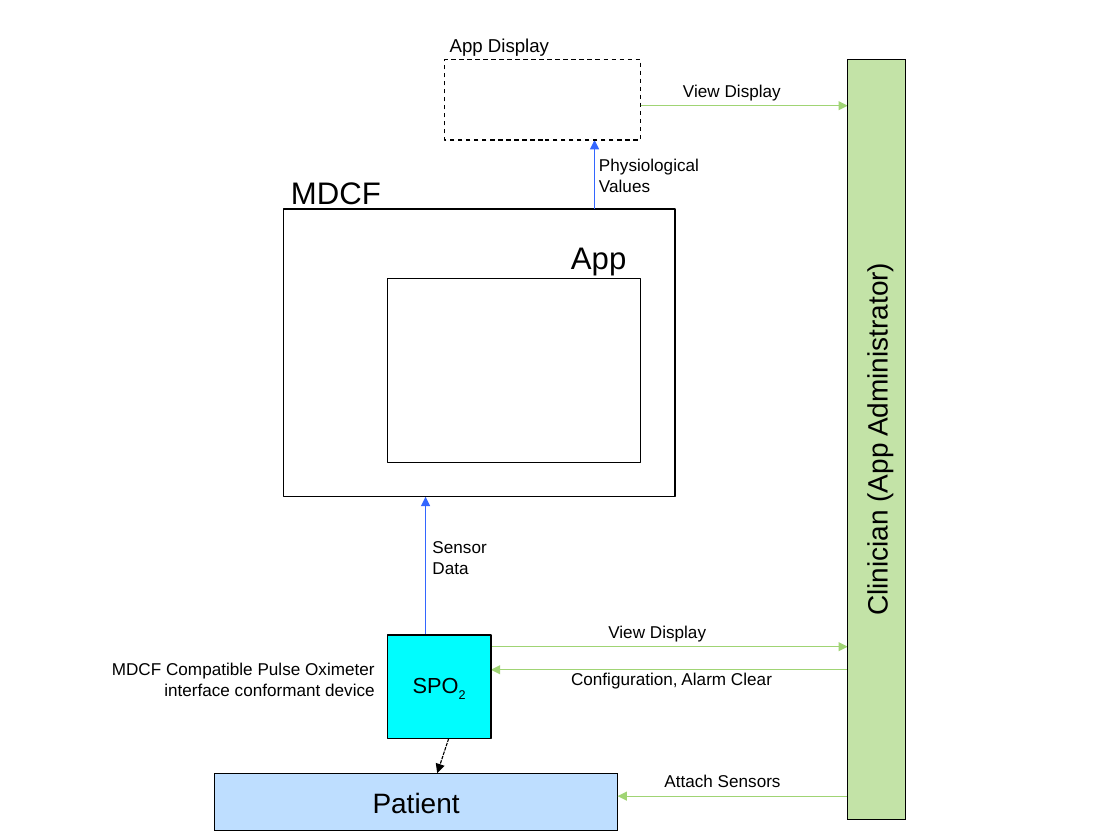
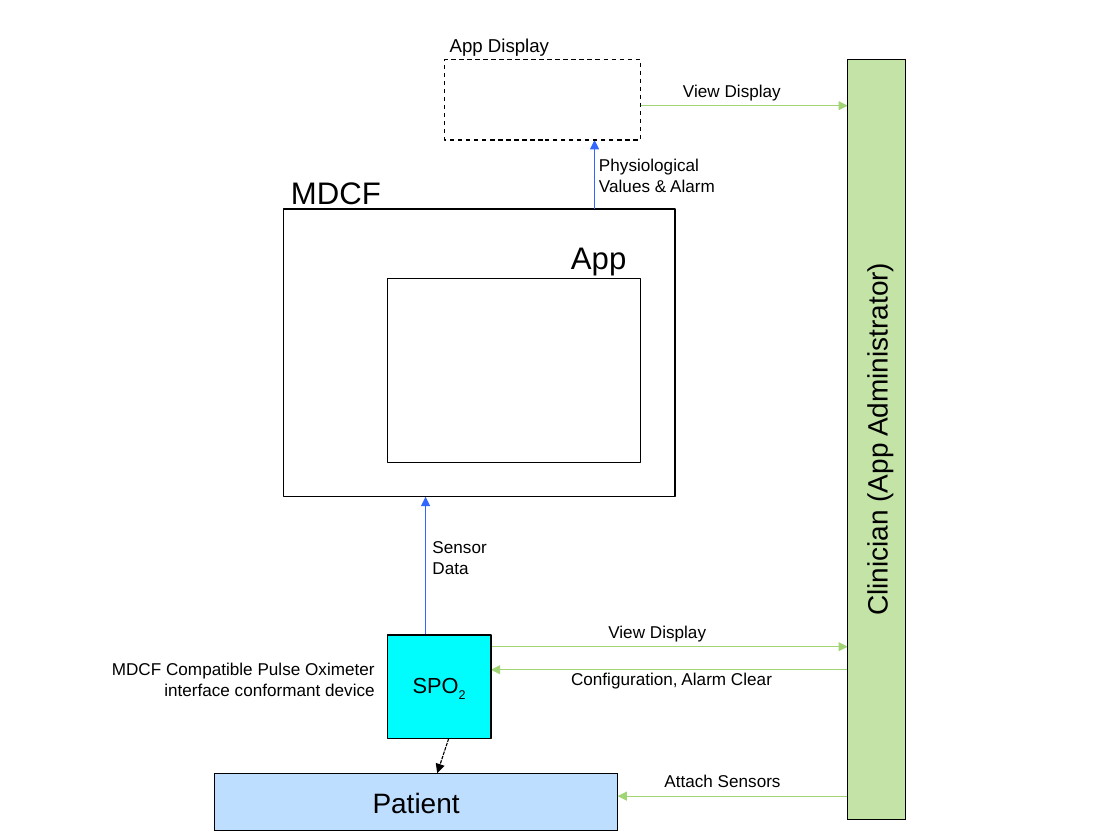
Before and after one commit to santoslab/aadl-translator, a slide deck: slide 1 of mdcf-architect-documentation/src/site/sphinx/_originals/app-overview.pptx. Drawn at 1120x840 pixels with LibreOffice and Linux fonts; fonts in the diff are those of the drawing. Boxes give left, top, right and bottom in pixels: in the first picture for what was removed or moved away, otherwise in the second. Text is boxed around its words. In the diff, an @@ line names an element or a change of style, - is before the commit and + after.

```diff
--- a/mdcf-architect-documentation/src/site/sphinx/_originals/app-overview.pptx
+++ b/mdcf-architect-documentation/src/site/sphinx/_originals/app-overview.pptx
@@ text at box(599, 158, 715, 192): text changed @@
-Physiological Values
+Physiological Values & Alarm
```
Also in this commit, not shown: 1 other slide changed, 2 slides added, 12 other files.
